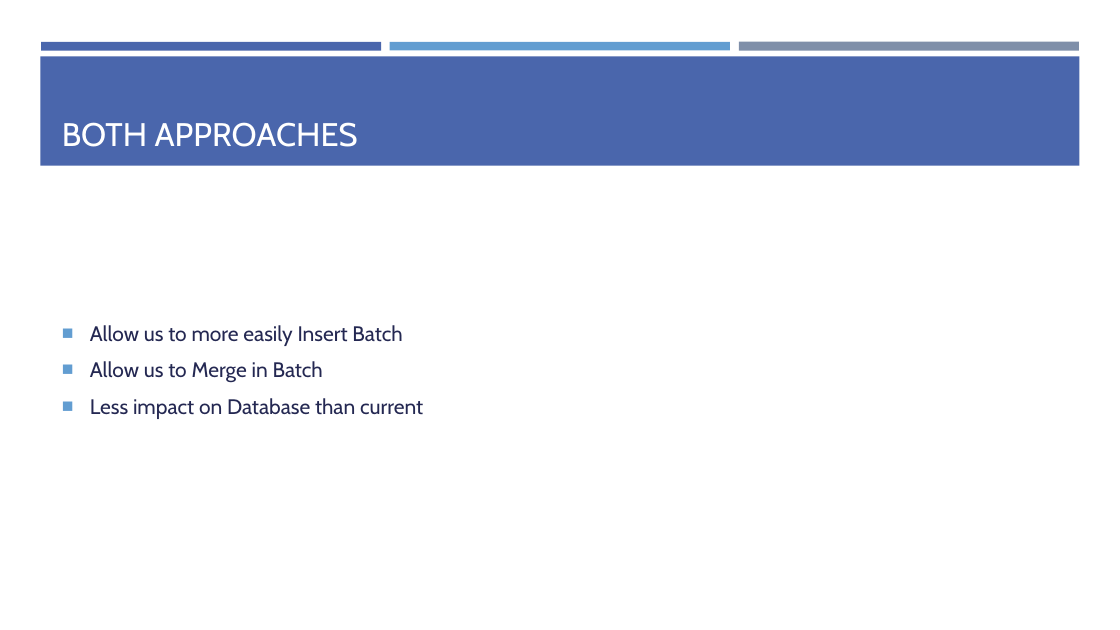
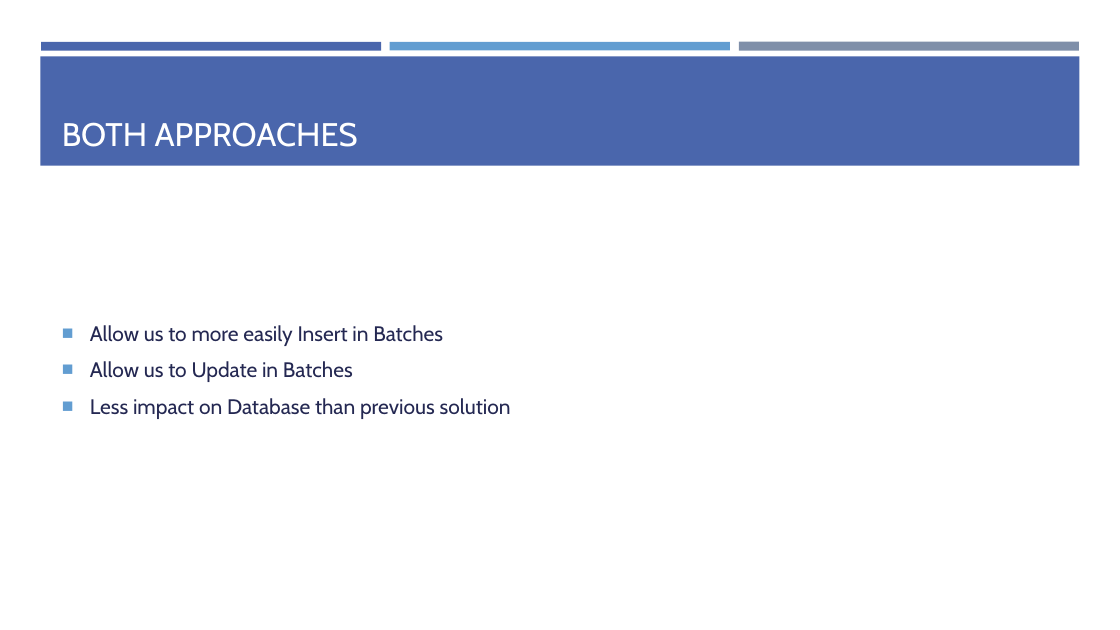
Before and after one commit to zaudtke/IoTPresentation, a slide deck: slide 38 of IoTPresentation.pptx (slide 36 before the commit). Drawn at 1120x630 pixels with LibreOffice and Linux fonts; fonts in the diff are those of the drawing. Boxes give left, top, right and bottom in pixels: in the first picture for what was removed or moved away, otherwise in the second. Text is boxed around its words. In the diff, an @@ line names an element or a change of style, - is before the commit and + after.

```diff
--- a/IoTPresentation.pptx
+++ b/IoTPresentation.pptx
@@ text at box(90, 325, 511, 419): text changed @@
-■ Allow us to more easily Insert Batch
-■ Allow us to Merge in Batch
-■ Less impact on Database than current
+■ Allow us to more easily Insert in Batches
+■ Allow us to Update in Batches
+■ Less impact on Database than previous solution
```
Also in this commit, not shown: 3 other slides changed, 3 slides added, 2 slides removed, 1 other file.
